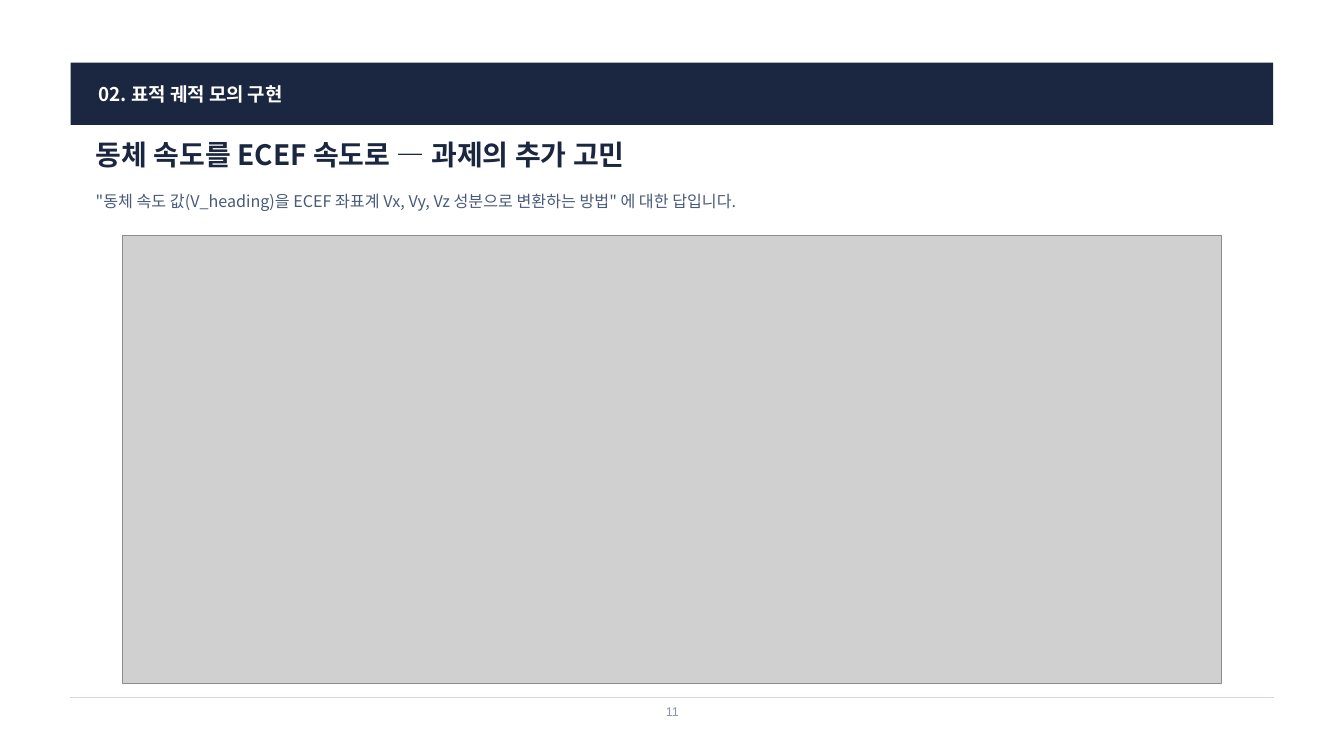
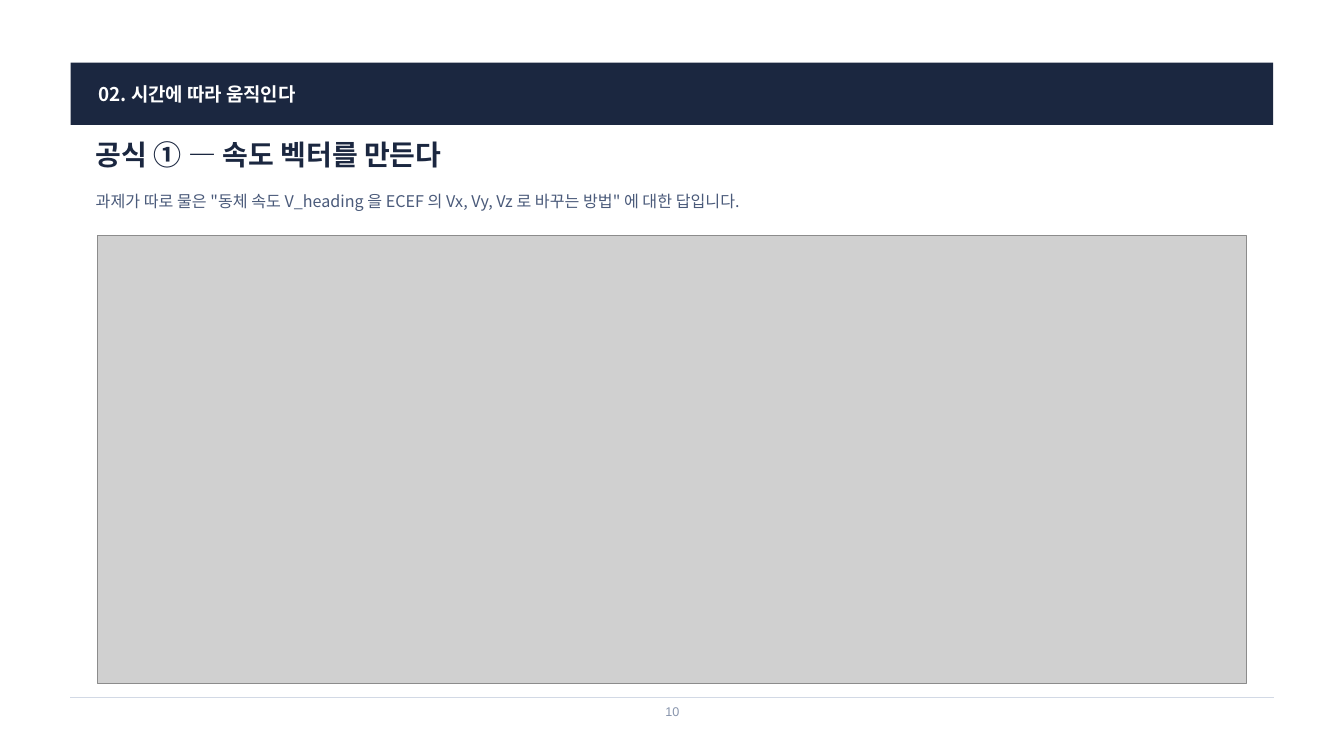
Before and after one commit to harley-hwan/radar-sw-study, a slide deck: slide 10 of Part3_TargetSim/ref/산출물/Chapter3_TargetSim.pptx (slide 11 before the commit). Drawn at 1344x756 pixels with LibreOffice and Linux fonts; fonts in the diff are those of the drawing; grey boxes stand for pictures. Boxes give left, top, right and bottom in pixels: in the first picture for what was removed or moved away, otherwise in the second. Text is boxed around its words. In the diff, an @@ line names an element or a change of style, - is before the commit and + after.

```diff
--- a/Part3_TargetSim/ref/산출물/Chapter3_TargetSim.pptx
+++ b/Part3_TargetSim/ref/산출물/Chapter3_TargetSim.pptx
@@ text at (99,85,295,103): text changed @@
-02. 표적 궤적 모의 구현
+02. 시간에 따라 움직인다
@@ text at (96,141,441,168): text changed @@
-동체 속도를 ECEF 속도로 — 과제의 추가 고민
+공식 ① — 속도 벡터를 만든다
@@ text at (96,193,740,211): text changed @@
-"동체 속도 값(V_heading)을 ECEF 좌표계 Vx, Vy, Vz 성분으로 변환하는 방법" 에 대한 답입니다.
+과제가 따로 물은 "동체 속도 V_heading 을 ECEF 의 Vx, Vy, Vz 로 바꾸는 방법" 에 대한 답입니다.
@@ picture: place and size @@
-picture at (122,236,1222,684)
+picture at (97,236,1246,684)
@@ text at (665,707,679,716): text changed @@
-11
+10
```
Also in this commit, not shown: 12 other slides changed, 4 slides added, 6 slides removed, 25 other files.
